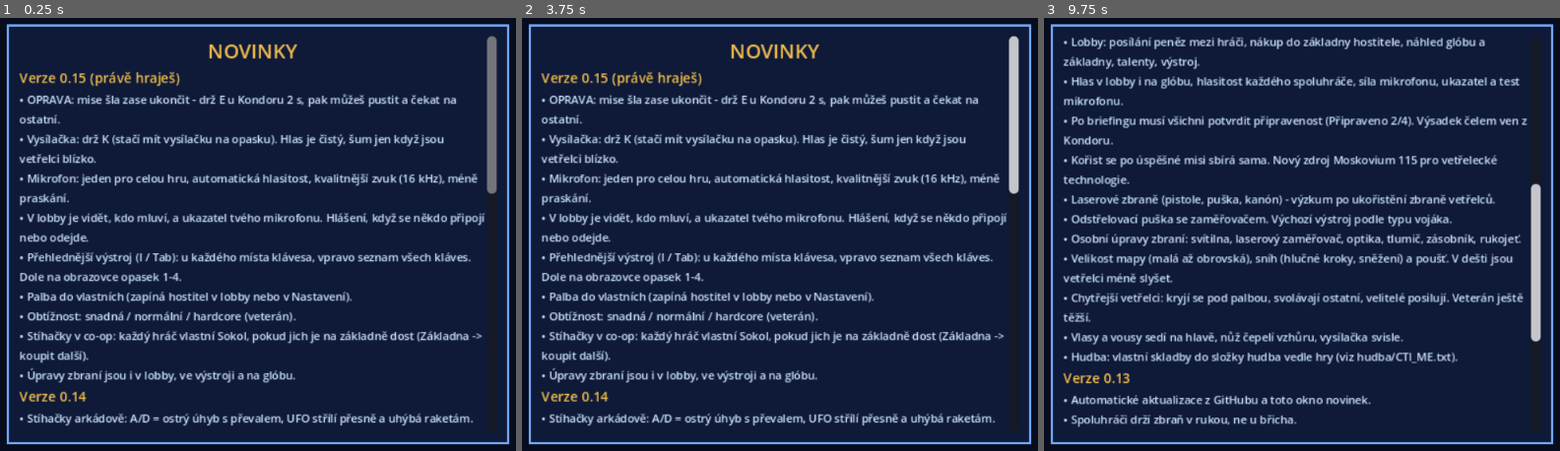
Above: before the commit, frames 1-3 (left to right).
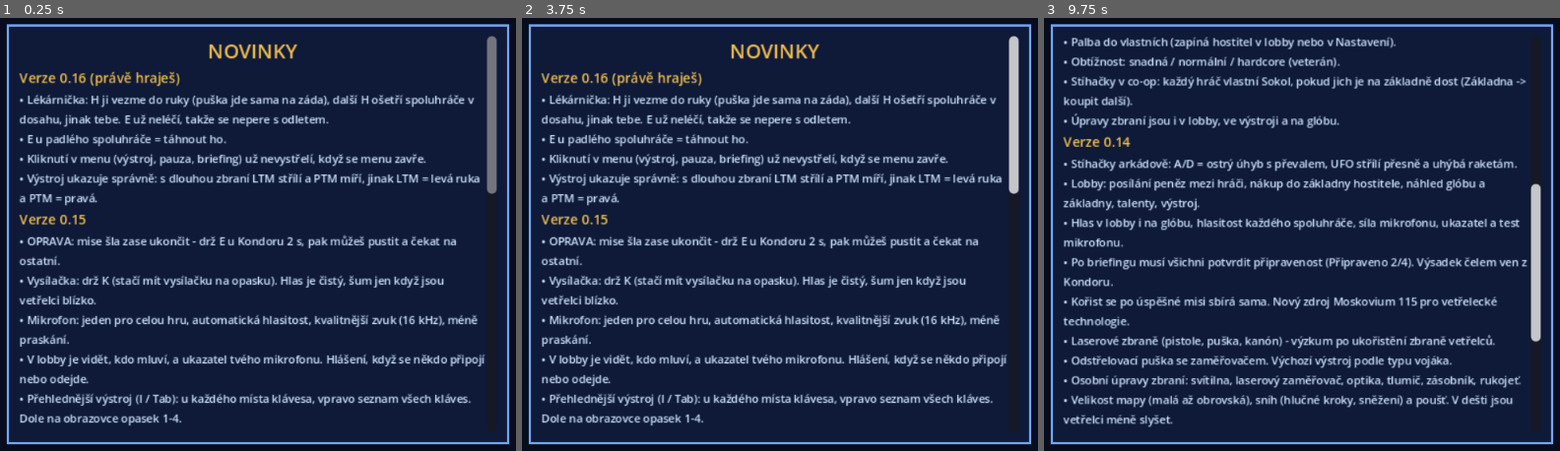
Above: after the commit, the same moments.

Repository: arielistelosbutch/Enemy-Beyond
Game: Godot game, scene res://scenes/Main.tscn
The game is run twice, just before and just after one commit, with the same random seed, the same clock (stepped at 60 frames per second) and the same inputs.
Inputs (mouse positions are in pixels of both pictures, inside the frame that each line leads up to):
- Up to frame 1 (0.25 s): no input
- Up to frame 2 (3.75 s): tap Enter at 0.5, 2, 3.5 s; move the mouse to (955, 212) at 0.52 s; hold D (move_right) 0.53-1.25 s; hold Right mouse button (aim) 0.53-1.25 s; tap Space (jump) at 0.77, 1.25, 2.75 s; click (955, 212) at 0.8 s; drag from (620, 256) to (738, 325) at 1.27 s; move the mouse to (857, 139) at 2.02 s; hold D (move_right) 2.03-2.75 s; hold Shift (sprint) 2.03-2.75 s; tap H (heal) at 2.1 s; drag from (738, 325) to (542, 169) at 2.77 s; move the mouse to (1017, 303) at 3.52 s; hold A (move_left) from 3.53 s (still down); hold E (use) from 3.53 s (still down)
- Up to frame 3 (9.75 s): tap Space (jump) at 3.77, 4.25, 6.77 s; right-click (1539, 303) at 3.8 s; tap I (inventory) at 4.15 s; release A (move_left) at 4.25 s; release E (use) at 4.25 s; drag from (1064, 169) to (1183, 126) at 4.27 s; move the mouse to (1343, 234) at 5.02 s; hold S (move_back) 5.03-5.75 s; tap 1 (belt1) at 5.1 s; click (1343, 234) at 5.17 s; tap H (heal) at 5.3 s; drag from (1183, 126) to (1142, 256) at 5.77 s; move the mouse to (1477, 212) at 6.52 s; hold W (move_forward) 6.53-7.25 s; hold E (use) 6.53-7.25 s; tap 3 (belt3) at 6.6 s; drag from (1142, 256) to (1260, 325) at 7.27 s; move the mouse to (1379, 139) at 8.02 s; press the mouse at (1379, 139) at 8.03 s; hold S (move_back) 8.03-8.75 s; tap C (crouch) at 8.1 s; release the mouse at (1379, 139) at 8.75 s; drag from (1260, 325) to (1064, 169) at 8.77 s; move the mouse to (1539, 303) at 9.52 s; hold W (move_forward) from 9.53 s (still down); hold Shift (sprint) from 9.53 s (still down); tap T (flare) at 9.6 s; click (1539, 303) at 9.67 s

The runs differ from the first frame. In frame 1, 18% of the frame differs, in the area x 3-95%, y 12-95%; in frame 2, 18%; in frame 3, 21%, in the area x 3-94%, y 4-95%.

Commit message:
Enemy Beyond 0.16: lékárnička na H v ruce, kliky v menu nestřílí, správné popisky tlačítek
Co-Authored-By: Claude Opus 5.5 <noreply@anthropic.com>
Claude-Session: https://claude.ai/code/session_01EAk7UDZdciQuxvQV6RdKX6

Diff:
--- a/changelog.json
+++ b/changelog.json
@@ -1,4 +1,10 @@
 {
+ "0.16": [
+  "Lékárnička: H ji vezme do ruky (puška jde sama na záda), další H ošetří spoluhráče v dosahu, jinak tebe. E už neléčí, takže se nepere s odletem.",
+  "E u padlého spoluhráče = táhnout ho.",
+  "Kliknutí v menu (výstroj, pauza, briefing) už nevystřelí, když se menu zavře.",
+  "Výstroj ukazuje správně: s dlouhou zbraní LTM střílí a PTM míří, jinak LTM = levá ruka a PTM = pravá."
+ ],
  "0.15": [
   "OPRAVA: mise šla zase ukončit - drž E u Kondoru 2 s, pak můžeš pustit a čekat na ostatní.",
   "Vysílačka: drž K (stačí mít vysílačku na opasku). Hlas je čistý, šum jen když jsou vetřelci blízko.",
--- a/scripts/autotest.gd
+++ b/scripts/autotest.gd
@@ -595,11 +595,15 @@
 		p.global_position = other.global_position + Vector3(1.2, 0.0, 0.5)
 		m().hud.inventory_open = false
 		out("HEAL: target=%s downed=%s medkit=%s" % [p.heal_target(), other.downed, p.has_medkit()])
-		p._use_teammate()
-		out("HEAL: busy %s %.1f" % [p.busy_text, p.busy])
-	elif _ht == 2 and t > 12.0:
+		p._medkit()
+		out("HEAL: (take in hand) busy %s %.1f" % [p.busy_text, p.busy])
+	elif _ht == 2 and t > 10.0:
 		_ht = 3
-		out("HEAL RESULT: other downed=%s hp=%.0f revives=%d" % [other.downed, other.hp, p.revives])
+		p._medkit()
+		out("HEAL: busy %s %.1f lh=%s" % [p.busy_text, p.busy, p.item_in("lh").get("id", "-")])
+	elif _ht == 3 and t > 15.0:
+		_ht = 4
+		out("HEAL RESULT: other downed=%s dead=%s hp=%.0f revives=%d busy=%s" % [other.downed, other.dead, other.hp, p.revives, p.busy_text])
 
 func _skip_brief() -> void:
 	var h: Node = m().hud
--- a/scripts/boot.gd
+++ b/scripts/boot.gd
@@ -8,7 +8,7 @@
 const UPDATE_PCK := "user://update.pck"
 const UPDATE_INFO := "user://update.json"
 ## The version built into this .exe (the update must be newer to be used).
-const BUILD_VERSION := "0.15"
+const BUILD_VERSION := "0.16"
 
 var update_version := ""
 
--- a/scripts/game.gd
+++ b/scripts/game.gd
@@ -2,8 +2,8 @@
 ## Enemy Beyond - global state: controls, the mercenary's profile, item rules,
 ## shared materials and sounds.
 
-const VERSION := "0.15 prototyp"
-const VERSION_NUM := "0.15"
+const VERSION := "0.16 prototyp"
+const VERSION_NUM := "0.16"
 
 # ---- items (like UFO: every item has weight; hands, belt and backpack hold them) ----
 const ITEMS := {
--- a/scripts/hud.gd
+++ b/scripts/hud.gd
@@ -323,12 +323,16 @@
 		var ht: Node = p.heal_target()
 		if ht:
 			var t2 := ""
-			if p.has_medkit():
-				t2 = ("E - OŠETŘIT %s (lékárnička)" if ht.downed else "E - obvázat %s (lékárnička)") % ht.display_name
+			var in_hand: bool = p.item_in("lh").get("id", "") == "medkit" or p.item_in("rh").get("id", "") == "medkit"
+			if in_hand:
+				t2 = ("H - OŠETŘIT %s" if ht.downed else "H - obvázat %s") % ht.display_name
+			elif p.has_medkit():
+				t2 = "H - vzít lékárničku do ruky (pak H ošetří %s)" % ht.display_name
 			elif ht.downed:
-				t2 = "E - táhnout %s  (nemáš lékárničku!)" % ht.display_name
-			if t2 != "":
-				_text(c, Vector2(mid.x - 100, mid.y + 56), t2, Color(0.5, 1.0, 0.5) if p.has_medkit() else ACCENT, 10)
+				t2 = "nemáš lékárničku"
+			if ht.downed:
+				t2 += "    E - táhnout"
+			_text(c, Vector2(mid.x - 100, mid.y + 56), t2, Color(0.5, 1.0, 0.5) if in_hand else ACCENT, 10)
 	if p.busy > 0 and p.busy_total > 0 and (p.busy_text.begins_with("Ošetřuji") or p.busy_text.begins_with("Obvazuji") or p.busy_text.begins_with("Vyřezávám")):
 		c.draw_rect(Rect2(mid.x - 60, mid.y + 42, 120, 5), Color(0, 0, 0, 0.6))
 		c.draw_rect(Rect2(mid.x - 60, mid.y + 42, 120 * (1.0 - p.busy / p.busy_total), 5), Color(0.4, 1.0, 0.4))
@@ -336,7 +340,7 @@
 		var it: Dictionary = mission().nearest_pickup(p.global_position)["item"]
 		_text(c, Vector2(mid.x - 60, mid.y + 44), "E - sebrat: " + Game.ITEMS[it["id"]]["name"], TEXT, 9)
 	if p.bleeding > 0:
-		_text(c, base + Vector2(0, -12), "KRVÁCÍŠ - H lékárnička", RED, 9)
+		_text(c, base + Vector2(0, -12), "KRVÁCÍŠ - H lékárnička (do ruky, pak H)", RED, 9)
 	# hands, bottom: left hand on the left, right hand on the right
 	var right := Vector2(sz.x - 160, sz.y - 30)
 	_hand_text(c, p, "rh", right)
@@ -642,7 +646,7 @@
 	var left := VBoxContainer.new()
 	left.add_theme_constant_override("separation", 3)
 	cols.add_child(left)
-	var groups := [["RUCE A ZÁDA  (levé tlačítko myši = pravá ruka, pravé = levá ruka / mířit, Q = zbraň na záda)", ["rh", "lh", "back"]],
+	var groups := [["RUCE A ZÁDA  (dlouhá zbraň: LTM střílí, PTM míří; jinak LTM = levá ruka, PTM = pravá; Q = zbraň na záda)", ["rh", "lh", "back"]],
 		["OPASEK - rychlý: klávesy 1 2 3 4 (zbraň do ruky, náboje nabijí)", ["b0", "b1", "b2", "b3"]],
 		["BATOH - pomalý: stojíš a hrabeš se (granáty, světlice... i odtud fungují svou klávesou)", ["p0", "p1", "p2", "p3", "p4", "p5"]]]
 	var names := {"rh": "pravá ruka", "lh": "levá ruka", "back": "na zádech (jen dlouhá zbraň)"}
@@ -685,8 +689,8 @@
 		return "-" if it.is_empty() else Game.ITEMS[it["id"]]["short"]
 	var melee: String = p.find_item(func(it): return Game.ITEMS[it["id"]]["type"] == "melee")
 	var lines := [
-		"LTM  použít pravou ruku: %s" % hand.call("rh"),
-		"PTM  mířit / levá ruka: %s" % hand.call("lh"),
+		("LTM  střelba: %s" % hand.call("rh")) if Game.two_handed(p.item_in("rh").get("id", "")) else ("LTM  levá ruka: %s" % hand.call("lh")),
+		("PTM  mířit") if Game.two_handed(p.item_in("rh").get("id", "")) else ("PTM  pravá ruka: %s" % hand.call("rh")),
 		"R    nabít zbraň",
 		"Q    dlouhá zbraň na záda / ze zad (%s)" % hand.call("back"),
 		"1-4  věc z opasku do ruky / nabít",
@@ -694,8 +698,8 @@
 		"X    kouřový granát (%s)" % where.call("smoke_grenade"),
 		"B    mina (%s)" % where.call("mine"),
 		"T    světlice (%s)" % where.call("flare"),
-		"H    lékárnička - sebe (%s)" % where.call("medkit"),
-		"E    ošetřit / vzít / civilista / Kondor",
+		"H    lékárnička: do ruky, pak ošetří spoluhráče / tebe (%s)" % where.call("medkit"),
+		"E    táhnout padlého / sebrat / civilista / Kondor (drž)",
 		"V    rána zblízka (%s)" % ("nemáš nůž ani obušek" if melee == "" else Game.ITEMS[p.inv[melee]["id"]]["short"]),
 		"F    svítilna na helmě",
 		"N / Caps Lock   mluvit (nahlas, kdo je blízko)",
@@ -736,6 +740,9 @@
 		var b: Button = inv_buttons[s]
 		var it: Dictionary = p.item_in(s)
 		var key: String = SLOT_KEY.get(s, "")
+		var two_h := Game.two_handed(p.item_in("rh").get("id", ""))
+		if s == "rh": key = "LTM" if two_h else "PTM"
+		elif s == "lh": key = "LTM"
 		var t: String = ("[%s] " % key if key != "" else "") + ("(prázdné)" if it.is_empty() else Game.ITEMS[it["id"]]["short"])
 		if not it.is_empty():
 			if it.has("loaded"): t += "\n%d / %d" % [int(it["loaded"]), Game.mag_size(it["id"])]
--- a/scripts/player.gd
+++ b/scripts/player.gd
@@ -706,6 +706,8 @@
 			busy = 0.0       # interrupt single-round reloading to shoot
 	elif not inv_open:
 		_actions(delta)
+	if inv_open:
+		_click_lock = true      # a click in a menu must not fire the gun when the menu closes
 	_stress(delta)
 	_bleed(delta)
 	healed_t = maxf(0.0, healed_t - delta)
@@ -781,12 +783,15 @@
 			c -= 1.0
 		w["charge"] = c if int(w["loaded"]) < cap else 0.0
 
+var _click_lock := false
 func _actions(delta: float) -> void:
 	radio_button = false
 	var rh := item_in("rh")
 	var lh := item_in("lh")
 	var two := not rh.is_empty() and Game.two_handed(rh["id"])
-	if not sprinting:
+	if _click_lock and not Input.is_action_pressed("fire") and not Input.is_action_pressed("aim"):
+		_click_lock = false
+	if not sprinting and not _click_lock:
 		if two:
 			# long gun: left button fires, right button aims
 			_use_hand("rh", Input.is_action_pressed("fire"), Input.is_action_just_pressed("fire"), delta)
@@ -825,7 +830,7 @@
 	if Input.is_action_just_pressed("melee"):
 		_quick_melee()
 	if Input.is_action_just_pressed("heal"):
-		_heal_self()
+		_medkit()
 	if Input.is_action_just_pressed("use"):
 		if not _use_teammate() and not _use_civilian():
 			_pick_up()
@@ -858,7 +863,7 @@
 				_throw(it["id"], slot)
 		"medkit":
 			if just:
-				_heal_self()
+				_medkit()
 		"radio":
 			# hold the button of the hand with the radio = talk on the radio
 			if pressed:
@@ -1338,6 +1343,39 @@
 	if is_multiplayer_authority() and downed:
 		carried_by = by_peer
 
+## H (or the hand's button): the medkit must be in a hand. A teammate in reach is treated
+## first (bandage the hurt, bring the downed back), otherwise yourself. Not in a hand: H takes it.
+func _medkit() -> void:
+	var slot := ""
+	for s in ["lh", "rh"]:
+		if item_in(s).get("id", "") == "medkit" and int(item_in(s).get("uses", 1)) > 0:
+			slot = s
+	if slot == "":
+		var from := find_item(func(it): return it["id"] == "medkit" and int(it.get("uses", 1)) > 0)
+		if from == "":
+			mission.hud.message("Nemáš lékárničku.", 1.5)
+			return
+		var to := ""
+		if not inv.has("lh") and not Game.two_handed(item_in("rh").get("id", "")):
+			to = "lh"
+		elif not inv.has("rh"):
+			to = "rh"
+		if to == "" and Game.two_handed(item_in("rh").get("id", "")) and not inv.has("back"):
+			# sling the long gun on the back, the medkit goes into the right hand
+			inv["back"] = inv["rh"]
+			inv.erase("rh")
+			to = "rh"
+		if to == "":
+			mission.hud.message("Na lékárničku potřebuješ volnou ruku (Q dá pušku na záda).", 2.0)
+			return
+		mission.hud.message("Beru lékárničku do ruky - pak H ošetří.", 2.0)
+		timed_move(from, to)
+		return
+	if heal_target() != null:
+		_treat_teammate(slot)
+	else:
+		_heal_self()
+
 func _heal_self() -> void:
 	var slot := find_item(func(it): return it["id"] == "medkit" and int(it.get("uses", 0)) > 0)
 	if slot == "":
@@ -1372,12 +1410,19 @@
 func has_medkit() -> bool:
 	return find_item(func(it): return it["id"] == "medkit" and int(it.get("uses", 1)) > 0) != ""
 
+## E next to a downed teammate: drag him (treating is H with the medkit in hand).
 func _use_teammate() -> bool:
 	var best := heal_target()
-	if best == null:
+	if best == null or not best.downed:
 		return false
-	var slot := find_item(func(it): return it["id"] == "medkit" and int(it.get("uses", 1)) > 0)
-	if slot != "":
+	var me := get_multiplayer_authority()
+	best.set_carried.rpc_id(best.get_multiplayer_authority(), 0 if best.carried_by == me else me)
+	mission.hud.message("Táhneš %s (k lodi, nebo ošetři: lékárnička do ruky a H)" % best.display_name if best.carried_by != me else "Pustil jsi %s" % best.display_name, 2.5)
+	return true
+
+func _treat_teammate(slot: String) -> void:
+	var best := heal_target()
+	if true:
 		var target := best
 		var heal_time := 2.0 if Game.has_talent(merc, "felcar") else 3.0
 		if best.infected and not Game.has_research("pitva_lihnoun"):
@@ -1398,13 +1443,6 @@
 				target.revived.rpc_id(target.get_multiplayer_authority(), display_name)
 			else:
 				target.patched.rpc_id(target.get_multiplayer_authority(), display_name, 20.0 if Game.has_talent(merc, "felcar") else 10.0))
-	elif best.downed:
-		var me := get_multiplayer_authority()
-		best.set_carried.rpc_id(best.get_multiplayer_authority(), 0 if best.carried_by == me else me)
-		mission.hud.message("Táhneš %s (k lodi, nebo ke spoluhráči s lékárničkou)" % best.display_name if best.carried_by != me else "Pustil jsi %s" % best.display_name, 2.5)
-	else:
-		mission.hud.message("Na obvaz potřebuješ lékárničku.", 1.5)
-	return true
 
 ## A teammate has started treating you (shown on your screen).
 var healed_by := ""
--- a/update/version.json
+++ b/update/version.json
@@ -1 +1 @@
-{"version": "0.15", "min_build": "0.13", "pck": "https://raw.githubusercontent.com/arielistelosbutch/Enemy-Beyond/main/update/enemy_beyond_0.15.pck", "zip": "https://github.com/arielistelosbutch/Enemy-Beyond/raw/main/hratelny-test/EnemyBeyond-0.15-windows.zip"}
+{"version": "0.16", "min_build": "0.13", "pck": "https://raw.githubusercontent.com/arielistelosbutch/Enemy-Beyond/main/update/enemy_beyond_0.16.pck", "zip": "https://github.com/arielistelosbutch/Enemy-Beyond/raw/main/hratelny-test/EnemyBeyond-0.16-windows.zip"}
Not shown, removed: hratelny-test/EnemyBeyond-0.15-windows.zip
Not shown, added: hratelny-test/EnemyBeyond-0.16-windows.zip
Not shown, removed: update/enemy_beyond_0.15.pck
Not shown, added: update/enemy_beyond_0.16.pck
